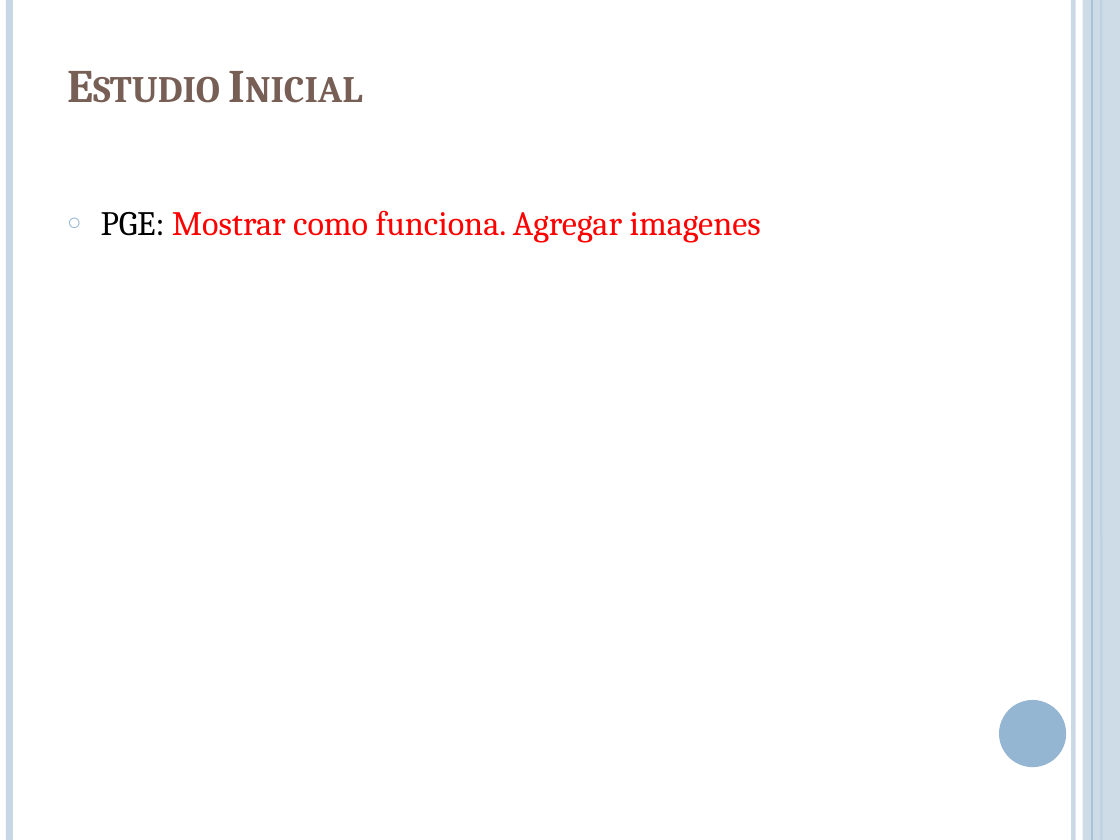
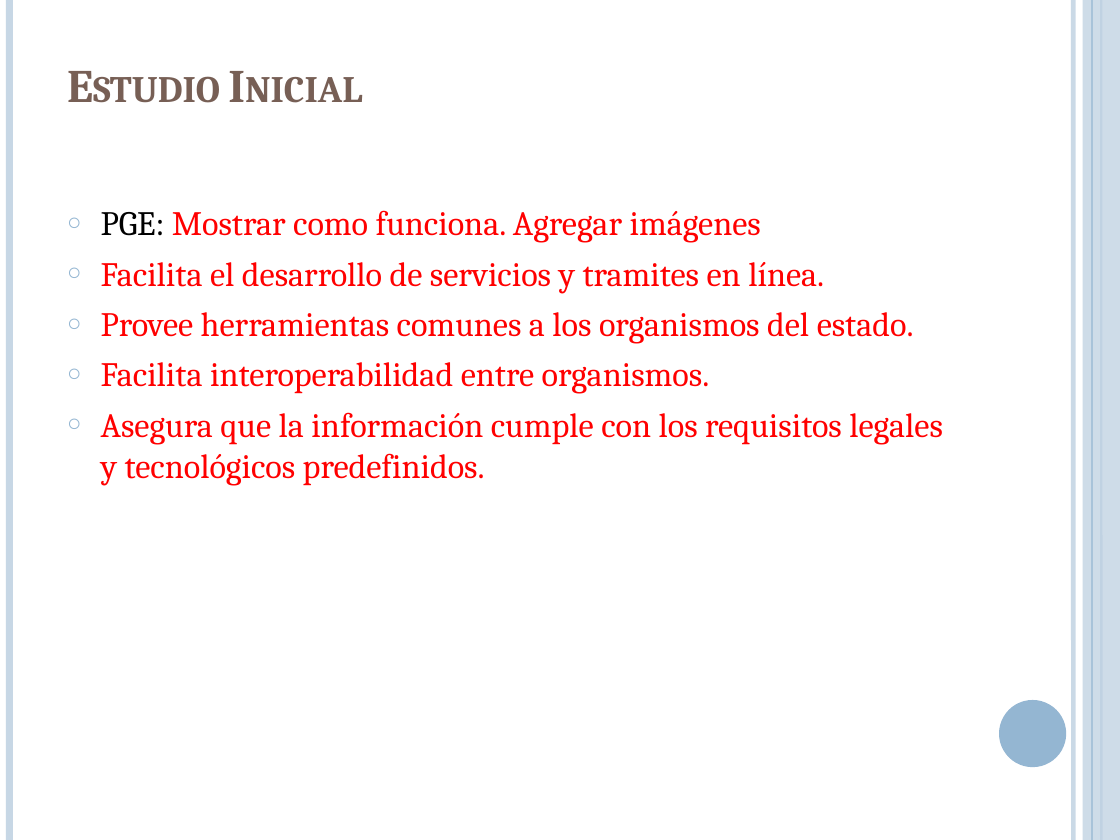
Before and after one commit to lcpaso1/integracion-gis-pge, a slide deck: slide 11 of Presentacion.pptx. Drawn at 1120x840 pixels with LibreOffice and Linux fonts; fonts in the diff are those of the drawing. Boxes give left, top, right and bottom in pixels: in the first picture for what was removed or moved away, otherwise in the second. Text is boxed around its words. In the diff, an @@ line names an element or a change of style, - is before the commit and + after.

Commit message:
presentacion comentario pge

```diff
--- a/Presentacion.pptx
+++ b/Presentacion.pptx
@@ text at (x1=101, y1=210, x2=943, y2=485): text changed @@
-○ PGE: Mostrar como funciona. Agregar imagenes
+○ PGE: Mostrar como funciona. Agregar imágenes
+○ Facilita el desarrollo de servicios y tramites en línea.
+○ Provee herramientas comunes a los organismos del estado.
+○ Facilita interoperabilidad entre organismos.
+○ Asegura que la información cumple con los requisitos legales y tecnológicos predefinidos.
```
